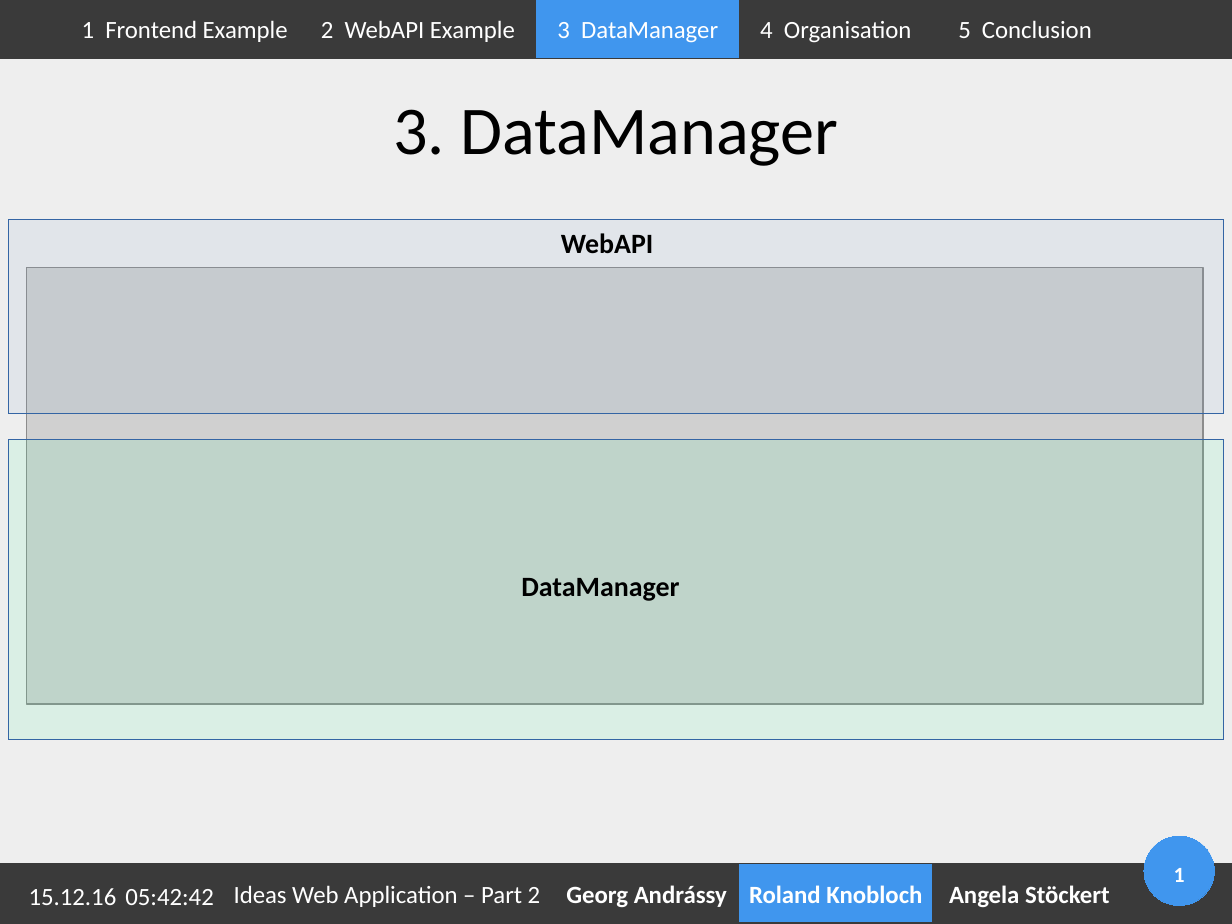
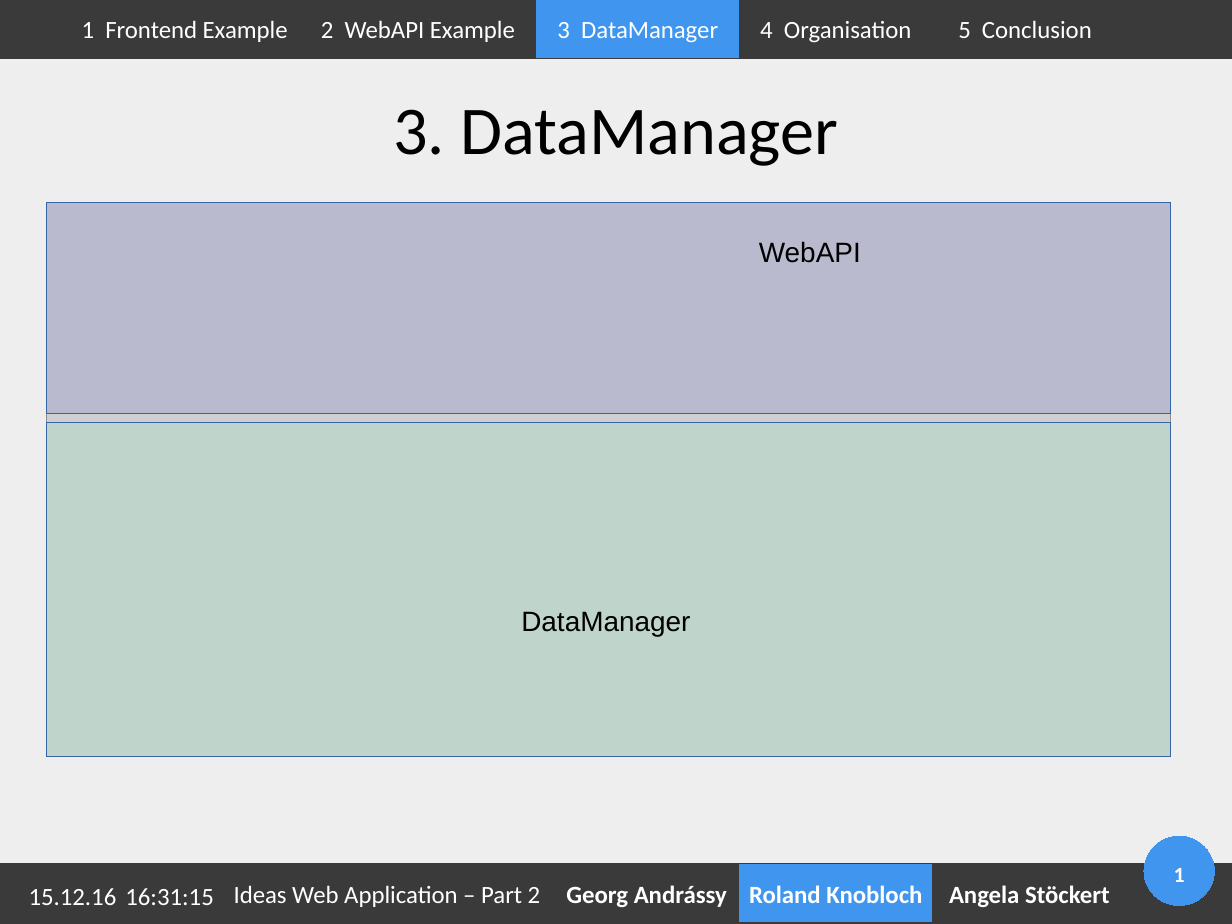
Before and after one commit to Geopras/IdeaWatcher, a slide deck: slide 1 of presentation/cs14rk1/cs14rk1.odp. Drawn at 1232x924 pixels with LibreOffice and Linux fonts; fonts in the diff are those of the drawing; grey boxes stand for pictures; background and template pictures are left out. Boxes give left, top, right and bottom in pixels: in the first picture for what was removed or moved away, otherwise in the second. Text is boxed around its words. In the diff, an @@ line names an element or a change of style, - is before the commit and + after.

```diff
--- a/presentation/cs14rk1/cs14rk1.odp
+++ b/presentation/cs14rk1/cs14rk1.odp
@@ picture: place and size @@
-picture at (27,267,1204,704)
+picture at (46,202,1171,757)
@@ rectangle: place and size @@
-rectangle at (9,220,1224,414)
+rectangle at (46,202,1171,414)
@@ rectangle at (46,202,1171,414): fill #729FCF at 10% opacity to #0000CC at 10% opacity @@
@@ text "WebAPI" at (759,241,861,263): font Calibri to Arial, bold off @@
@@ text "WebAPI": place and size @@
-text "WebAPI" at (561,233,654,254)
+text "WebAPI" at (759,241,861,263)
@@ rectangle: place and size @@
-rectangle at (9,440,1224,740)
+rectangle at (46,423,1171,757)
@@ text "DataManager": place and size @@
-text "DataManager" at (521,578,679,601)
+text "DataManager" at (521,611,690,637)
@@ text "DataManager" at (521,611,690,637): font Calibri to Arial, bold off @@
@@ text at (125,888,213,905): text changed @@
-05:42:42
+16:31:15
```
Also in this commit, not shown: 2 other slides changed, 2 slides added, 3 other files.
